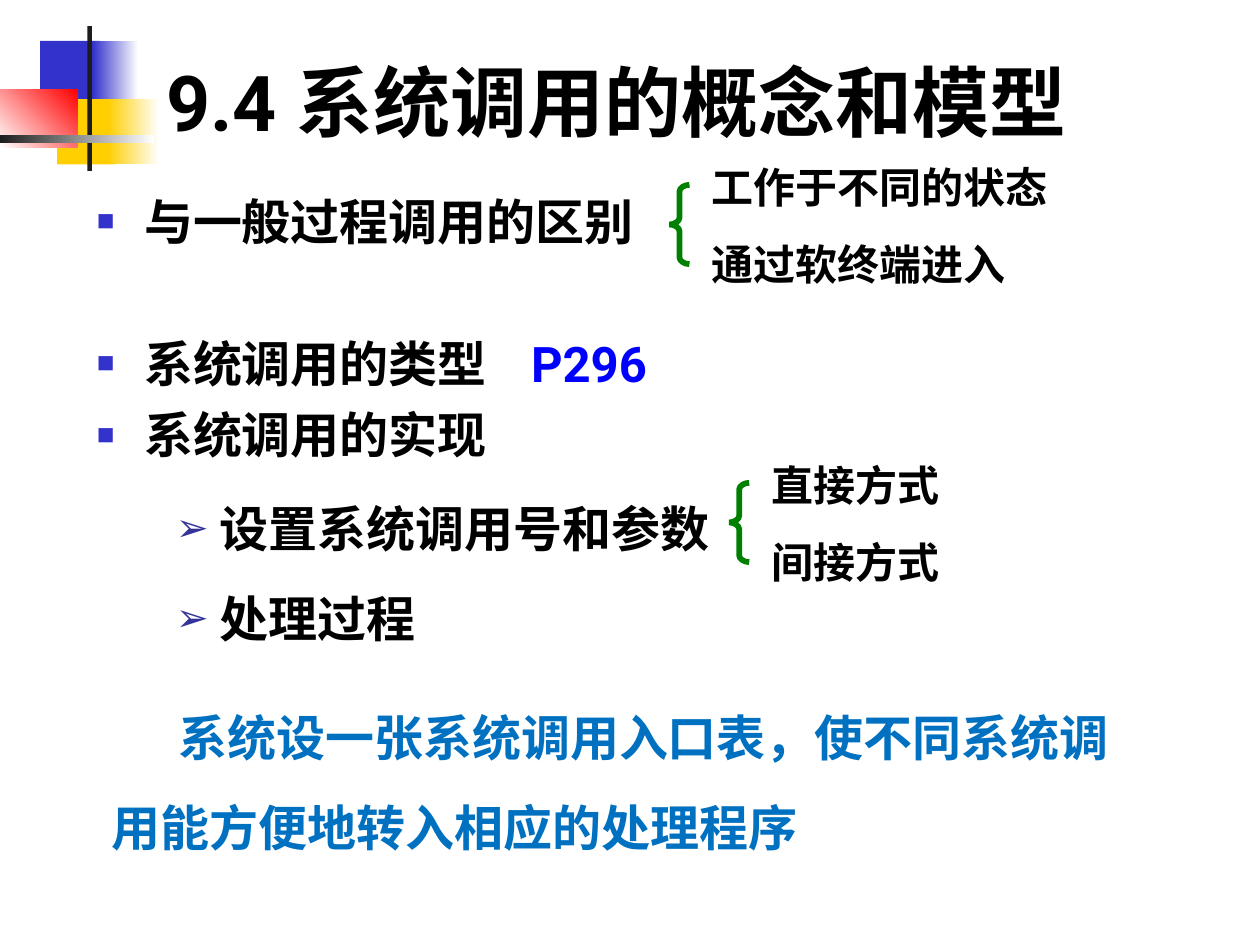
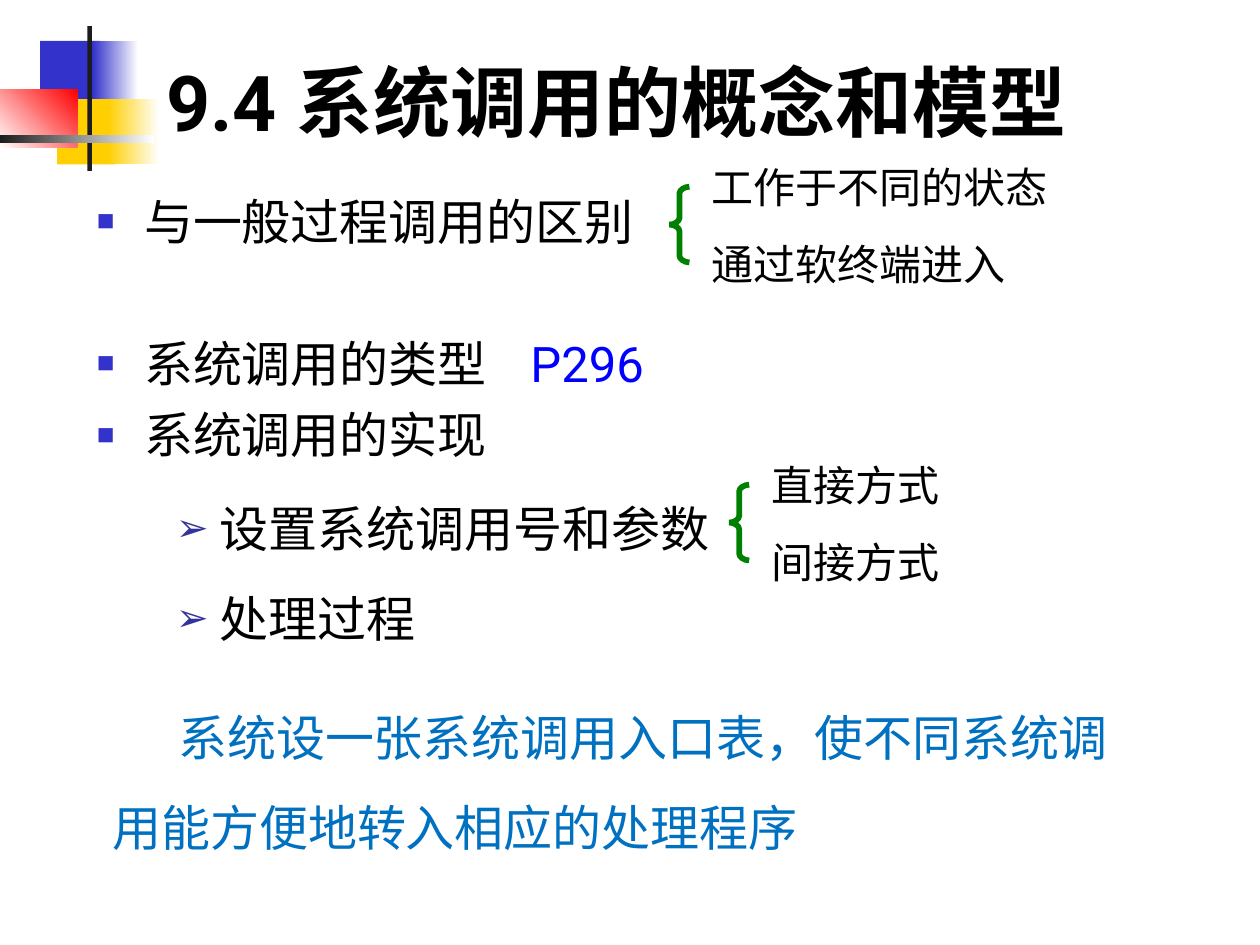
Before and after one commit to edu2act/course-OS, a slide deck: slide 8 of materials/slides/OS_Chap 9.ppt. Drawn at 1260x945 pixels with LibreOffice and Linux fonts; fonts in the diff are those of the drawing. Boxes give left, top, right and bottom in pixels: in the first picture for what was removed or moved away, otherwise in the second. Text is boxed around its words. In the diff, an @@ line names an element or a change of style, - is before the commit and + after.

```diff
--- a/materials/slides/OS_Chap 9.ppt
+++ b/materials/slides/OS_Chap 9.ppt
@@ freeform shape at (669, 186, 689, 262): outline redrawn @@
@@ freeform shape at (730, 485, 750, 561): outline redrawn @@
@@ bold off in 5 elements at (144, 198, 643, 457), (712, 167, 1048, 284), (220, 505, 709, 641), (771, 465, 939, 582), (112, 714, 1108, 850) @@
```
Also in this commit, not shown: 8 other slides changed, 2 other files.
